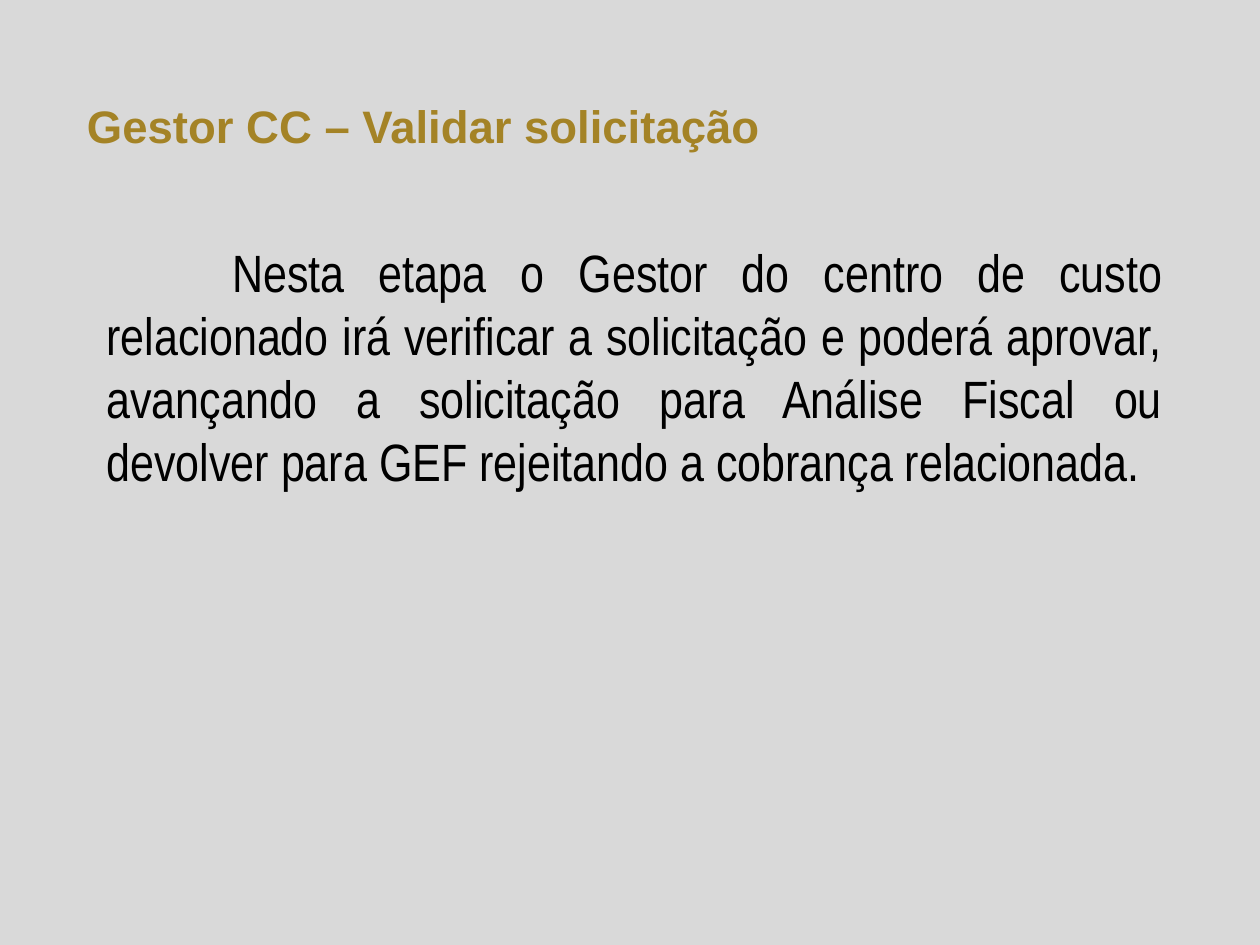
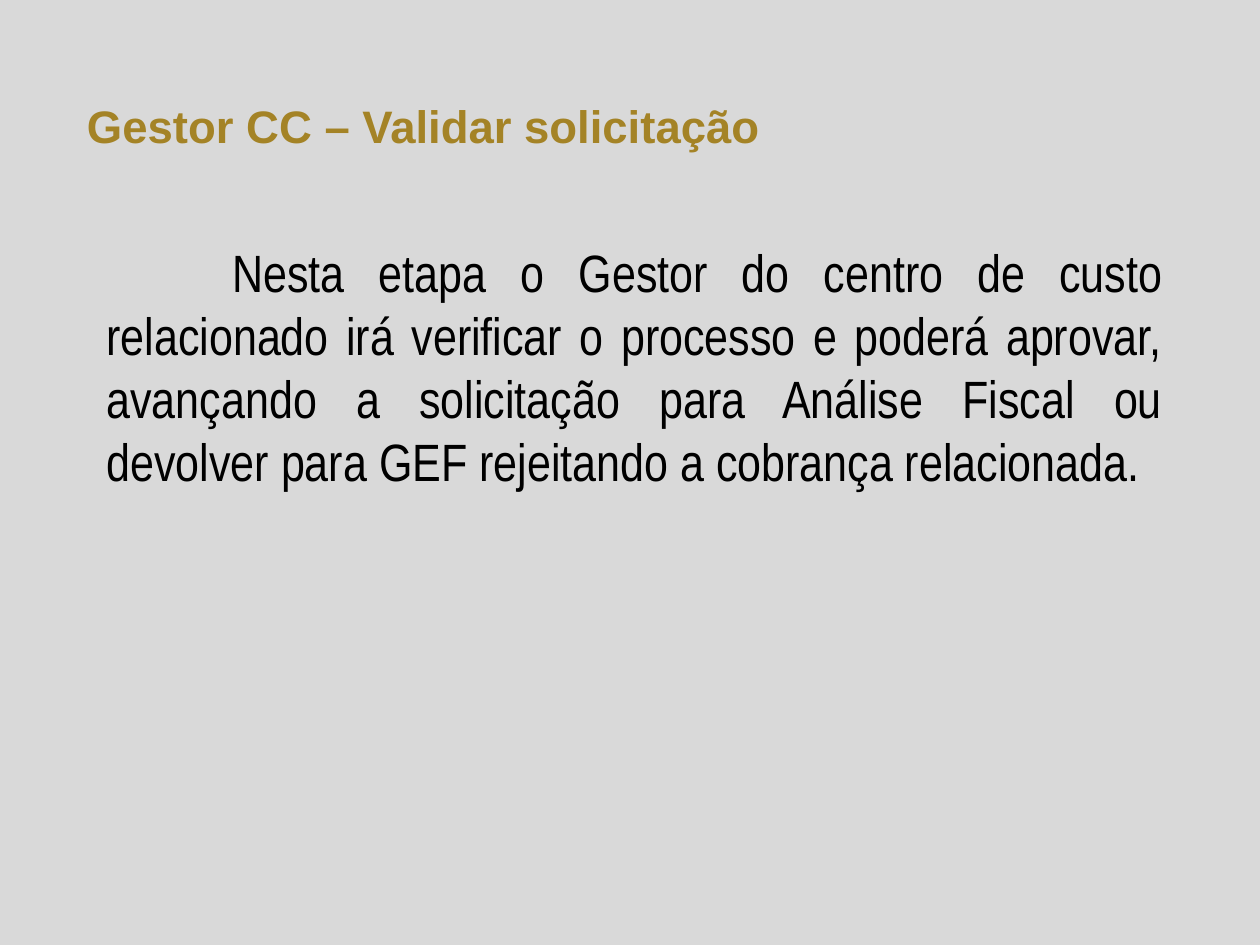
Before and after one commit to herickfreitas/Fluig_RM_ParcelaContratos, a slide deck: slide 7 of Parcelas de contratos.pptx (slide 5 before the commit). Drawn at 1260x945 pixels with LibreOffice and Linux fonts; fonts in the diff are those of the drawing; background and template pictures are left out. Boxes give left, top, right and bottom in pixels: in the first picture for what was removed or moved away, otherwise in the second. Text is boxed around its words. In the diff, an @@ line names an element or a change of style, - is before the commit and + after.

```diff
--- a/Parcelas de contratos.pptx
+++ b/Parcelas de contratos.pptx
@@ text at <box>107,254,1162,492</box>: text changed @@
-Nesta etapa o Gestor do centro de custo relacionado irá verificar a solicitação e poderá aprovar, avançando a solicitação para Análise Fiscal ou devolver para GEF rejeitando a cobrança relacionada.
+Nesta etapa o Gestor do centro de custo relacionado irá verificar o processo e poderá aprovar, avançando a solicitação para Análise Fiscal ou devolver para GEF rejeitando a cobrança relacionada.
```
Also in this commit, not shown: 1 other slide changed, 2 slides added, 12 other files.
